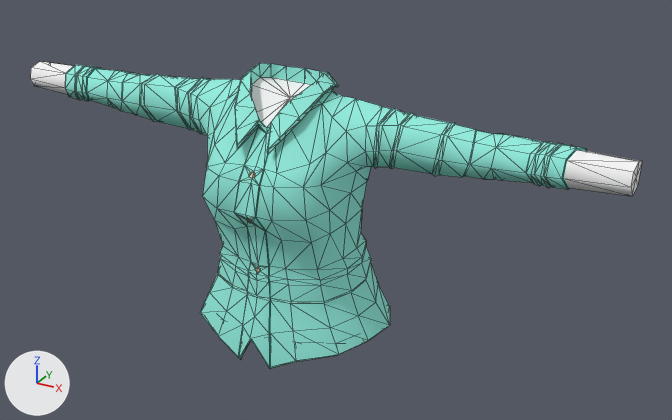
The glTF model assets/base-avatars/upper_body/F_uBody_LightGreenShirt/F_uBody_LightGreenShirt.glb: old version first, new version second.
Rendered twice from a 50 mm camera at (0.944, -1.527, 2.047) aimed at (0.081, 0.042, 1.263). Arrows for +X, +Y and +Z are at lower left; the lights stay in place. Mesh edges are drawn as thin lines. Where no turn or scale is listed for an object, it has been applied to the vertices. Vertices at the same position are counted once.

The older version as bpy lines, for what is in view:
```python
me_mesh_010 = bpy.data.meshes.new('Mesh.010')
me_mesh_010.from_pydata(...)  # 682 vertices, 1362 faces; spans x -0.684..0.684, y -0.178..0.189, z 0.972..1.566
# faces by material slot: [1312, 50]
me_mesh_010.materials.append(mat_avatarwearable_mat)  # picture img_avatarwearables_tx
me_mesh_010.materials.append(mat_avatarskin_mat)  # picture img_avatar_femaleskinbase
ob_export__f_ubody_lightgreenshirt = bpy.data.objects.new('Export: F_uBody_LightGreenShirt', me_mesh_010)
ob_export__f_ubody_lightgreenshirt.location = (0.0, 0.0, 0.0)
```
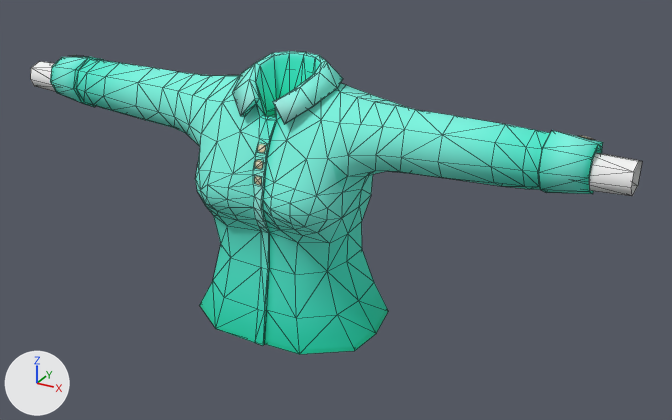
Boxes (x1, y1, x2, y2) around the edits, measured in the pictures (672 x 420 px):
'Export: F_uBody_LightGreenShirt', reshaped: before (31, 61, 642, 369); after (31, 51, 642, 354)
part 1 of me_mesh_010, added (cyan): after (50, 51, 603, 354)
part 2 of me_mesh_010, cut back: before (65, 63, 642, 369); after (71, 55, 594, 185)

What the commit changed:
Picture 'F_uBody_LightGreenShirt_512.png' (img_f_ubody_lightgreenshirt_512_png) is new.
Material 'F_uBody_LightGreenShirt_MAT' (mat_f_ubody_lightgreenshirt_mat) is new.
Uses the picture img_f_ubody_lightgreenshirt_512_png.
me_mesh_010 is used by ob_export__f_ubody_lightgreenshirt; location (0.0, 0.0, 0.0).
me_mesh_010 had 682 vertices, 1362 faces and spanned x -0.684..0.684, y -0.178..0.189, z 0.972..1.566.
me_mesh_010 no longer uses material mat_avatarwearable_mat (picture img_avatarwearables_tx).
me_mesh_010 now has 468 vertices, 868 faces and spans x -0.684..0.684, y -0.164..0.16, z 1.022..1.584.
me_mesh_010 part 1: a new loose piece of 424 vertices spanning x -0.613..0.613, y -0.164..0.16, z 1.022..1.584, in mat_f_ubody_lightgreenshirt_mat.
me_mesh_010 part 2: 658 vertices removed from x -0.682..0.682, y -0.178..0.189, z 0.972..1.566; 20 vertices added at x -0.6..0.599, y -0.139..0.035, z 1.369..1.519.
me_mesh_010 now uses material mat_f_ubody_lightgreenshirt_mat.
